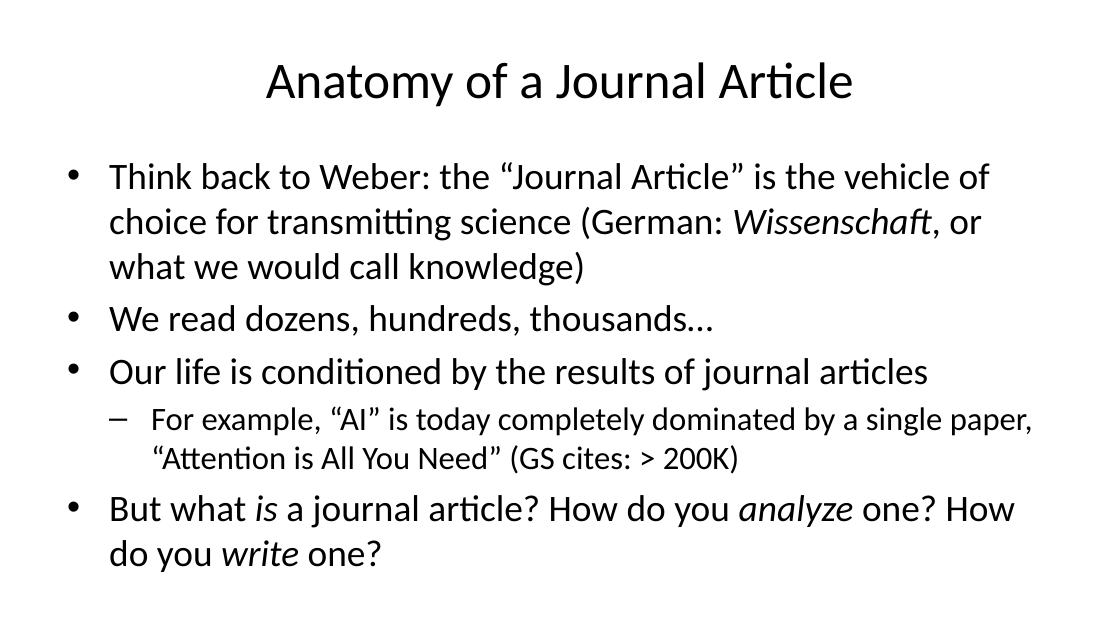
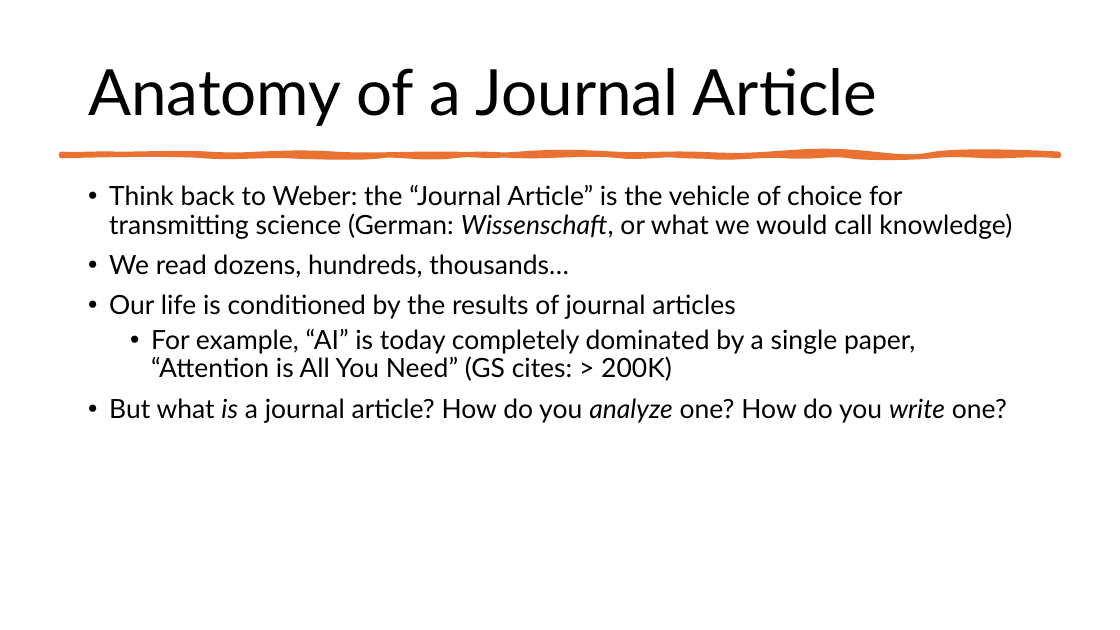
Before and after one commit to liammagee/night-owl, a slide deck: slide 4 of lectures/590-lecture-2.pptx. Drawn at 1120x630 pixels with LibreOffice and Linux fonts; fonts in the diff are those of the drawing. Boxes give left, top, right and bottom in pixels: in the first picture for what was removed or moved away, otherwise in the second. Text is boxed around its words. In the diff, an @@ line names an element or a change of style, - is before the commit and + after.

```diff
--- a/lectures/590-lecture-2.pptx
+++ b/lectures/590-lecture-2.pptx
@@ title "Anatomy of a Journal Article": place and size @@
-title "Anatomy of a Journal Article" at [266,62,854,107]
+title "Anatomy of a Journal Article" at [88,68,878,126]
@@ title "Anatomy of a Journal Article" at [88,68,878,126]: size 33 to 41 pt, font Calibri to Lato; alignment centre to left; line spacing 1 to 0.9 @@
@@ freeform shape added at [62,155,1058,156], fill #E97132, outline #E97132 3.25 pt @@
@@ text "Think back to Weber: the ...": place and size @@
-text "Think back to Weber: the ..." at [109,162,1033,572]
+text "Think back to Weber: the ..." at [109,185,1012,423]
@@ text "Think back to Weber: the ..." at [109,185,1012,423]: size 24 to 17 pt in "Think back to Weber: the “Journal Article” ...", "We read dozens, hundreds, thousands…", "Our life is conditioned by the results ...", "But what is a journal article? How ..."; font Calibri to Lato; size 21 to 17 pt in "For example, “AI” is today completely dominated ..."; indent changed; line spacing 1 to 0.9; more space between paragraphs; bullet – to • @@
```
Also in this commit, not shown: 31 other slides changed, 34 other files.
